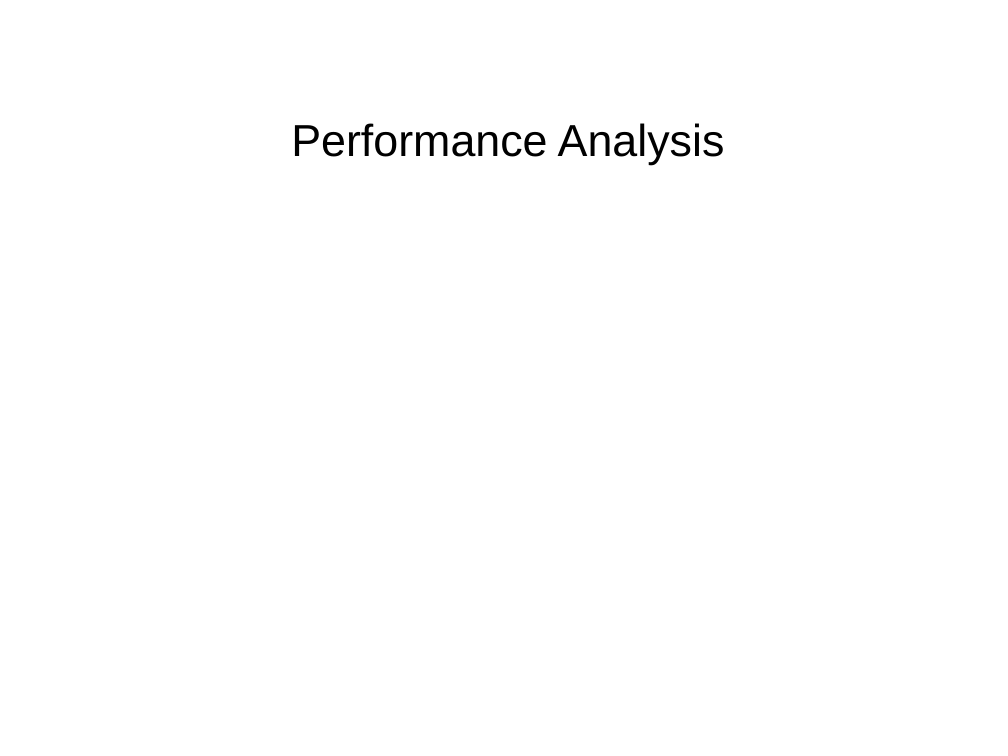
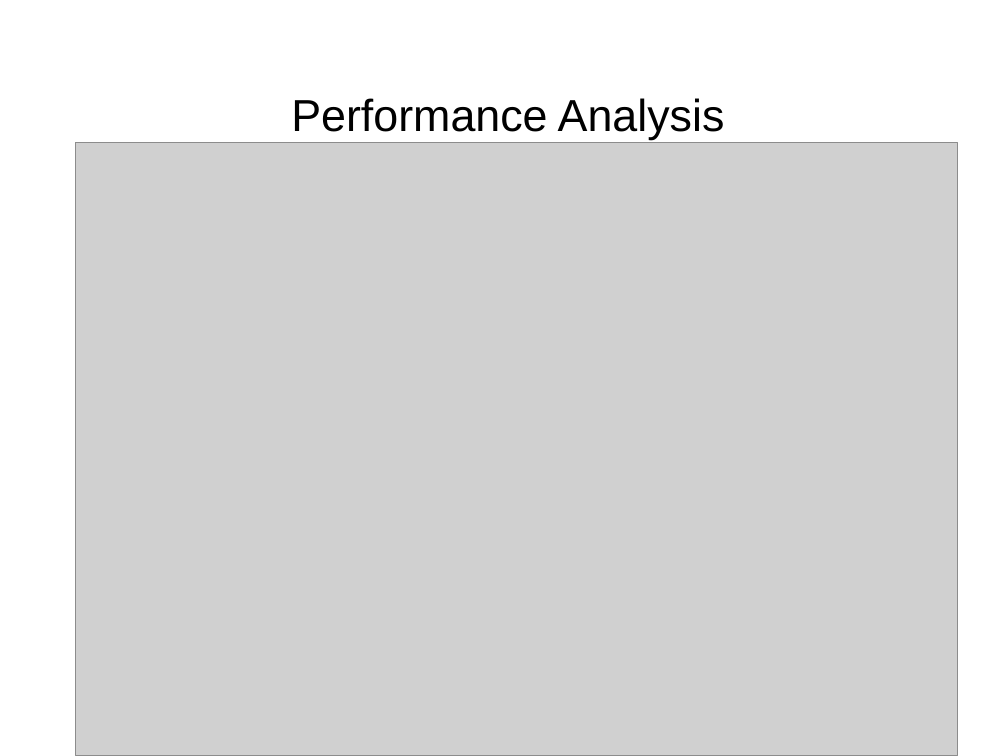
Before and after one commit to SouravChakraborty/CharacterRecognition_ANN, a slide deck: slide 13 of CHARACTER RECOGNITION USING NEURAL NETWORKS.pptx. Drawn at 1008x756 pixels with LibreOffice and Linux fonts; fonts in the diff are those of the drawing; grey boxes stand for pictures; background and template pictures are left out. Boxes give left, top, right and bottom in pixels: in the first picture for what was removed or moved away, otherwise in the second. Text is boxed around its words. In the diff, an @@ line names an element or a change of style, - is before the commit and + after.

```diff
--- a/CHARACTER RECOGNITION USING NEURAL NETWORKS.pptx
+++ b/CHARACTER RECOGNITION USING NEURAL NETWORKS.pptx
@@ title "Performance Analysis": place and size @@
-title "Performance Analysis" at bbox=[291, 123, 725, 165]
+title "Performance Analysis" at bbox=[291, 98, 725, 140]
@@ picture added at bbox=[76, 143, 958, 756] @@
```
Also in this commit, not shown: 2 other slides changed, 1 slide added, 1 slide removed.
